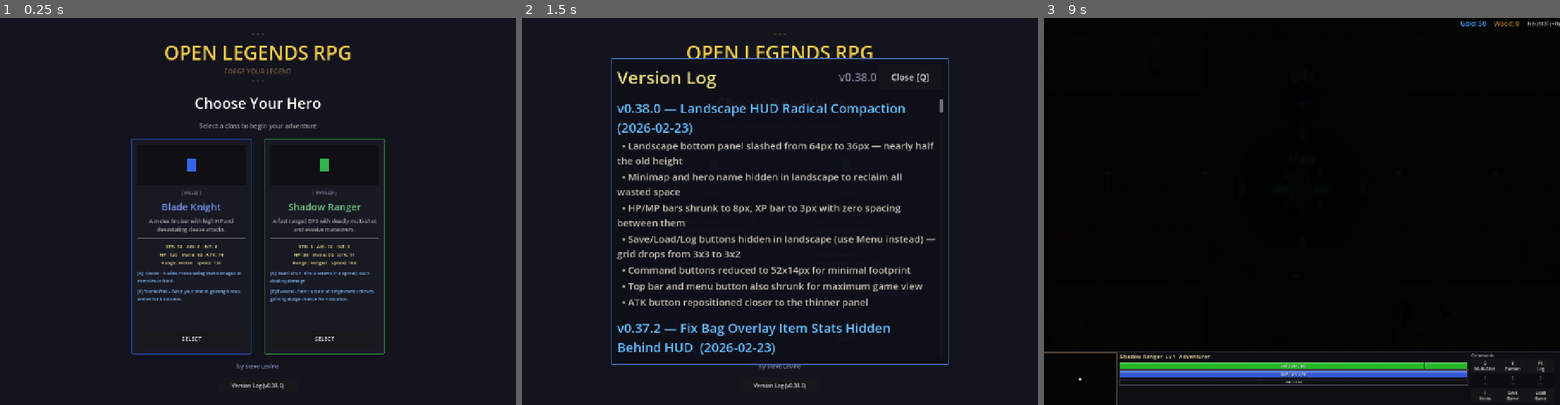
Above: before the commit, frames 1-3 (left to right).
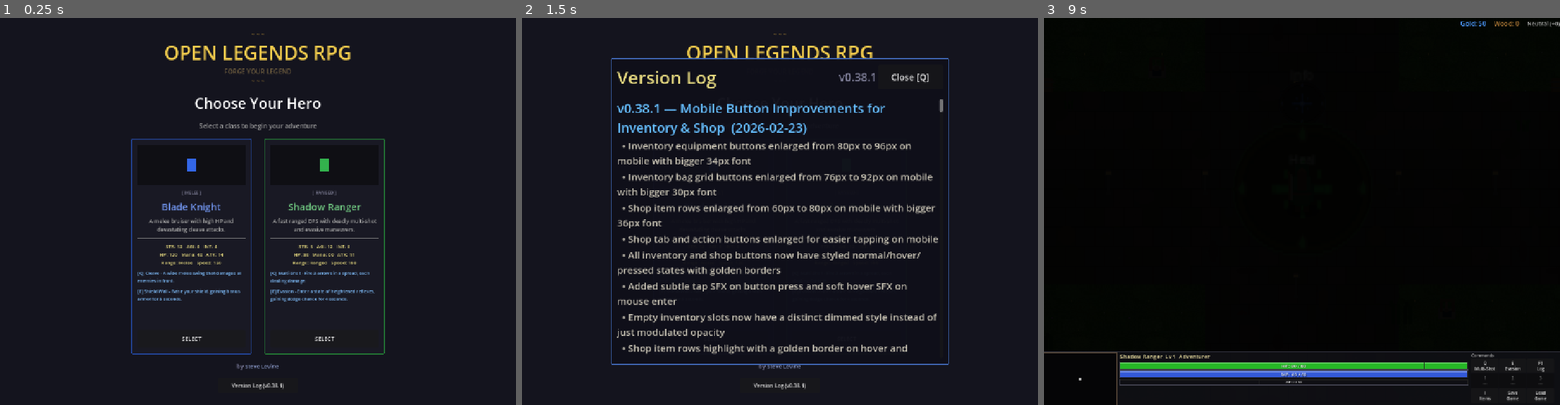
Above: after the commit, the same moments.

Repository: slxny/legends-open-rpg
Game: Godot game, scene res://scenes/main.tscn
Same seed, same stepped clock (60 frames per second), same inputs: the game is played once before the commit and once after it.
Inputs (mouse positions are in pixels of both pictures, inside the frame that each line leads up to):
- Up to frame 1 (0.25 s): no input
- Up to frame 2 (1.5 s): click "Version Log (v0.38.0)" (after the commit: "Version Log (v0.38.1)") at 0.5 s; click "SELECT" at 1.25 s
- Up to frame 3 (9 s): click "SELECT" at 2 s; tap Enter at 2.75, 4.25, 5.75 s; move the mouse to (1415, 192) at 2.77 s; hold D (move_right) 2.78-3.5 s; hold Q (ability_1) 2.78-3.5 s; click (1415, 192) at 2.92 s; tap Space (attack) at 3.5, 6.5 s; drag from (1198, 230) to (1276, 288) at 3.52 s; move the mouse to (1353, 126) at 4.27 s; hold D (move_right) 4.28-5 s; hold Space (attack) 4.28-5 s; click (1353, 126) at 4.42 s; drag from (1276, 288) to (1147, 153) at 5.02 s; move the mouse to (1456, 269) at 5.77 s; hold A (move_left) 5.78-6.5 s; tap 1 at 5.85 s; click (1456, 269) at 5.92 s; tap I (toggle_inventory) at 6.4 s; drag from (1147, 153) to (1224, 114) at 6.52 s; move the mouse to (1327, 211) at 7.27 s; hold S (move_down) 7.28-8 s; tap 3 at 7.35 s; click (1327, 211) at 7.42 s; drag from (1224, 114) to (1198, 230) at 8.02 s; move the mouse to (1415, 192) at 8.77 s; hold W (move_up) from 8.78 s (still down); hold Q (ability_1) from 8.78 s (still down); click (1415, 192) at 8.92 s

The runs differ from the first frame. In frame 1, less than 0.1% of the frame differs, in the area x 54-55%, y 94-96%; in frame 2, 9.3%, in the area x 18-82%, y 14-96%; in frame 3, nothing differs.

Commit message:
Enlarge mobile buttons in inventory & shop with visual and SFX feedback
Inventory equipment buttons: 80px → 96px, font 30 → 34; bag grid: 76px → 92px,
font 28 → 30. Shop item rows: 60px → 80px, font 34 → 36; tab/action buttons
also enlarged. All buttons now have styled normal/hover/pressed states with
golden borders and rounded corners. Added procedural ui_tap and ui_hover SFX
for button press and hover feedback. Empty slots use a distinct dimmed style.

https://claude.ai/code/session_017og7U6vscobkg1TanUuk76

Diff:
--- a/scenes/ui/changelog_dialog.gd
+++ b/scenes/ui/changelog_dialog.gd
@@ -9,9 +9,24 @@
 var _is_visible: bool = false
 var _is_mobile: bool = false
 
-const GAME_VERSION := "v0.38.0"
+const GAME_VERSION := "v0.38.1"
 
 const CHANGELOG: Array[Dictionary] = [
+	{
+		"version": "v0.38.1",
+		"title": "Mobile Button Improvements for Inventory & Shop",
+		"date": "2026-02-23",
+		"entries": [
+			"Inventory equipment buttons enlarged from 80px to 96px on mobile with bigger 34px font",
+			"Inventory bag grid buttons enlarged from 76px to 92px on mobile with bigger 30px font",
+			"Shop item rows enlarged from 60px to 80px on mobile with bigger 36px font",
+			"Shop tab and action buttons enlarged for easier tapping on mobile",
+			"All inventory and shop buttons now have styled normal/hover/pressed states with golden borders",
+			"Added subtle tap SFX on button press and soft hover SFX on mouse enter",
+			"Empty inventory slots now have a distinct dimmed style instead of just modulated opacity",
+			"Shop item rows highlight with a golden border on hover and brighten on press",
+		]
+	},
 	{
 		"version": "v0.38.0",
 		"title": "Landscape HUD Radical Compaction",
--- a/scenes/ui/inventory_screen.gd
+++ b/scenes/ui/inventory_screen.gd
@@ -16,6 +16,44 @@
 
 const TAB_ACTIVE_COLOR := Color(1.0, 0.85, 0.4)
 const TAB_INACTIVE_COLOR := Color(0.6, 0.6, 0.6)
+
+# Style helpers for item buttons
+func _make_item_style(is_empty: bool) -> StyleBoxFlat:
+	var s = StyleBoxFlat.new()
+	if is_empty:
+		s.bg_color = Color(0.12, 0.12, 0.15, 0.4)
+	else:
+		s.bg_color = Color(0.16, 0.16, 0.22, 0.7)
+	s.set_corner_radius_all(6)
+	s.set_content_margin_all(6 if _is_mobile else 3)
+	s.border_color = Color(0.3, 0.28, 0.22, 0.4)
+	s.set_border_width_all(1)
+	return s
+
+func _make_hover_style() -> StyleBoxFlat:
+	var s = StyleBoxFlat.new()
+	s.bg_color = Color(0.24, 0.22, 0.30, 0.85)
+	s.set_corner_radius_all(6)
+	s.set_content_margin_all(6 if _is_mobile else 3)
+	s.border_color = Color(0.9, 0.75, 0.3, 0.7)
+	s.set_border_width_all(2)
+	return s
+
+func _make_pressed_style() -> StyleBoxFlat:
+	var s = StyleBoxFlat.new()
+	s.bg_color = Color(0.30, 0.28, 0.18, 0.9)
+	s.set_corner_radius_all(6)
+	s.set_content_margin_all(6 if _is_mobile else 3)
+	s.border_color = Color(1.0, 0.85, 0.4, 0.9)
+	s.set_border_width_all(2)
+	return s
+
+func _style_item_btn(btn: Button, is_empty: bool) -> void:
+	btn.add_theme_stylebox_override("normal", _make_item_style(is_empty))
+	btn.add_theme_stylebox_override("hover", _make_hover_style())
+	btn.add_theme_stylebox_override("pressed", _make_pressed_style())
+	btn.add_theme_stylebox_override("focus", _make_hover_style())
+	btn.mouse_default_cursor_shape = Control.CURSOR_POINTING_HAND if not is_empty else Control.CURSOR_ARROW
 
 func _ready() -> void:
 	panel.visible = false
@@ -56,10 +94,10 @@
 		panel.offset_top = margin
 		panel.offset_bottom = -margin
 		$Panel/MarginContainer/VBox/TopBar/Title.add_theme_font_size_override("font_size", 48)
-		equip_tab_btn.add_theme_font_size_override("font_size", 36)
-		equip_tab_btn.custom_minimum_size.y = 70
-		bag_tab_btn.add_theme_font_size_override("font_size", 36)
-		bag_tab_btn.custom_minimum_size.y = 70
+		equip_tab_btn.add_theme_font_size_override("font_size", 38)
+		equip_tab_btn.custom_minimum_size.y = 80
+		bag_tab_btn.add_theme_font_size_override("font_size", 38)
+		bag_tab_btn.custom_minimum_size.y = 80
 		detail_label.add_theme_font_size_override("font_size", 34)
 		stats_label.add_theme_font_size_override("font_size", 32)
 		# Replace keyboard hint with close button
@@ -83,6 +121,7 @@
 		panel.offset_bottom = -120.0
 
 func _switch_tab(tab: int) -> void:
+	AudioManager.play_sfx("ui_tap", -4.0)
 	_current_tab = tab
 	_selected_item = {}
 	_refresh()
@@ -108,19 +147,21 @@
 
 	var inv = _player.inventory
 	var slot_names = ["weapon", "armor", "helm", "boots", "ring", "amulet"]
-	var btn_size = Vector2(0, 80) if _is_mobile else Vector2(0, 32)
-	var font_size = 30 if _is_mobile else 12
+	var btn_size = Vector2(0, 96) if _is_mobile else Vector2(0, 32)
+	var font_size = 34 if _is_mobile else 12
 
 	for slot_name in slot_names:
 		var item = inv.equipment.get(slot_name, {})
 		var row = HBoxContainer.new()
+		row.add_theme_constant_override("separation", 6 if _is_mobile else 3)
 
 		# Slot label
 		var slot_label = Label.new()
 		slot_label.text = slot_name.capitalize() + ":"
-		slot_label.custom_minimum_size = Vector2(80 if not _is_mobile else 160, 0)
+		slot_label.custom_minimum_size = Vector2(80 if not _is_mobile else 170, 0)
 		slot_label.add_theme_font_size_override("font_size", font_size)
 		slot_label.add_theme_color_override("font_color", Color(0.6, 0.6, 0.6))
+		slot_label.vertical_alignment = VERTICAL_ALIGNMENT_CENTER
 		row.add_child(slot_label)
 
 		# Item button
@@ -131,34 +172,41 @@
 
 		if item.is_empty():
 			btn.text = "-- empty --"
-			btn.modulate = Color(0.5, 0.5, 0.5)
+			_style_item_btn(btn, true)
 		else:
 			btn.text = item.get("name", "?")
 			var rarity = item.get("rarity", 0)
 			btn.add_theme_color_override("font_color", ItemData.RARITY_COLORS.get(rarity, Color.WHITE))
+			_style_item_btn(btn, false)
 			var bound_item = item
 			var bound_slot = slot_name
 			btn.pressed.connect(func():
+				AudioManager.play_sfx("ui_tap", -4.0)
 				_selected_item = bound_item
 				_refresh_detail()
 			)
 			btn.mouse_entered.connect(func():
+				AudioManager.play_sfx("ui_hover", -8.0)
 				_selected_item = bound_item
 				_refresh_detail()
 			)
 
 		row.add_child(btn)
 
-		# Unequip button (small)
+		# Unequip button
 		if not item.is_empty():
 			var unequip_btn = Button.new()
 			unequip_btn.text = "X"
-			unequip_btn.custom_minimum_size = Vector2(36, 0) if not _is_mobile else Vector2(70, 0)
+			unequip_btn.custom_minimum_size = Vector2(36, 0) if not _is_mobile else Vector2(80, 80)
 			unequip_btn.add_theme_font_size_override("font_size", font_size)
 			unequip_btn.add_theme_color_override("font_color", Color(1.0, 0.4, 0.4))
 			unequip_btn.tooltip_text = "Unequip"
 			var s_name = slot_name
-			unequip_btn.pressed.connect(func(): inv.unequip(s_name))
+			unequip_btn.pressed.connect(func():
+				AudioManager.play_sfx("ui_tap", -4.0)
+				inv.unequip(s_name)
+			)
+			_style_item_btn(unequip_btn, false)
 			row.add_child(unequip_btn)
 
 		content_vbox.add_child(row)
@@ -169,14 +217,14 @@
 
 	var inv = _player.inventory
 	var cols = 3 if not _is_mobile else 2
-	var btn_height = 32 if not _is_mobile else 76
-	var font_size = 11 if not _is_mobile else 28
+	var btn_height = 32 if not _is_mobile else 92
+	var font_size = 11 if not _is_mobile else 30
 
 	var grid = GridContainer.new()
 	grid.columns = cols
 	grid.size_flags_horizontal = Control.SIZE_EXPAND_FILL
-	grid.add_theme_constant_override("h_separation", 3)
-	grid.add_theme_constant_override("v_separation", 3)
+	grid.add_theme_constant_override("h_separation", 6 if _is_mobile else 3)
+	grid.add_theme_constant_override("v_separation", 6 if _is_mobile else 3)
 
 	for i in range(inv.bag.size()):
 		var item = inv.bag[i]
@@ -188,14 +236,22 @@
 		var rarity = item.get("rarity", 0)
 		btn.add_theme_color_override("font_color", ItemData.RARITY_COLORS.get(rarity, Color.WHITE))
 		btn.clip_text = true
+		_style_item_btn(btn, false)
 
 		var idx = i
 		var bound_item = item
 		if item.get("slot") == ItemData.Slot.CONSUMABLE:
-			btn.pressed.connect(func(): _player.inventory.move_bag_consumable_to_slot(idx); _refresh())
+			btn.pressed.connect(func():
+				AudioManager.play_sfx("ui_tap", -4.0)
+				_player.inventory.move_bag_consumable_to_slot(idx); _refresh()
+			)
 		else:
-			btn.pressed.connect(func(): _player.inventory.equip_from_bag(idx); _refresh())
+			btn.pressed.connect(func():
+				AudioManager.play_sfx("ui_tap", -4.0)
+				_player.inventory.equip_from_bag(idx); _refresh()
+			)
 		btn.mouse_entered.connect(func():
+			AudioManager.play_sfx("ui_hover", -8.0)
 			_selected_item = bound_item
 			_refresh_detail()
 		)
@@ -209,7 +265,7 @@
 		btn.custom_minimum_size = Vector2(0, btn_height)
 		btn.add_theme_font_size_override("font_size", font_size)
 		btn.text = "---"
-		btn.modulate = Color(0.35, 0.35, 0.35)
+		_style_item_btn(btn, true)
 		grid.add_child(btn)
 
 	content_vbox.add_child(grid)
--- a/scenes/ui/shop_dialog.gd
+++ b/scenes/ui/shop_dialog.gd
@@ -77,8 +77,8 @@
 	var fs_normal = 36 if _is_mobile else 14
 	var fs_small = 30 if _is_mobile else 12
 	var fs_btn = 34 if _is_mobile else 14
-	var btn_h = 64 if _is_mobile else 32
-	var tab_h = 72 if _is_mobile else 36
+	var btn_h = 76 if _is_mobile else 32
+	var tab_h = 80 if _is_mobile else 36
 	var margin_px = 16 if _is_mobile else 12
 
 	# Root margin
@@ -156,7 +156,7 @@
 
 	_item_list = VBoxContainer.new()
 	_item_list.size_flags_horizontal = Control.SIZE_EXPAND_FILL
-	_item_list.add_theme_constant_override("separation", 4 if _is_mobile else 2)
+	_item_list.add_theme_constant_override("separation", 6 if _is_mobile else 2)
 	_item_scroll.add_child(_item_list)
 
 	_no_items_label = Label.new()
@@ -239,6 +239,7 @@
 	action_row.add_child(_detail_close_btn)
 
 func _switch_tab(tab: int) -> void:
+	AudioManager.play_sfx("ui_tap", -4.0)
 	_current_tab = tab
 	_hide_detail()
 	_refresh()
@@ -264,8 +265,8 @@
 		_build_sell_list()
 
 func _build_buy_list() -> void:
-	var fs = 34 if _is_mobile else 14
-	var row_h = 60 if _is_mobile else 30
+	var fs = 36 if _is_mobile else 14
+	var row_h = 80 if _is_mobile else 30
 	var has_items = false
 
 	for item_id in _shop_items:
@@ -281,8 +282,8 @@
 		_no_items_label.text = "Nothing for sale"
 
 func _build_sell_list() -> void:
-	var fs = 34 if _is_mobile else 14
-	var row_h = 60 if _is_mobile else 30
+	var fs = 36 if _is_mobile else 14
+	var row_h = 80 if _is_mobile else 30
 	var has_items = false
 
 	if _player:
@@ -301,13 +302,30 @@
 
 func _create_item_row(item: Dictionary, item_id: String, bag_index: int, fs: int, row_h: int) -> Control:
 	var row_style = StyleBoxFlat.new()
-	row_style.bg_color = Color(0.15, 0.15, 0.2, 0.6)
-	row_style.set_corner_radius_all(4)
-	row_style.set_content_margin_all(6 if _is_mobile else 4)
+	row_style.bg_color = Color(0.16, 0.16, 0.22, 0.7)
+	row_style.set_corner_radius_all(6)
+	row_style.set_content_margin_all(10 if _is_mobile else 4)
+	row_style.border_color = Color(0.3, 0.28, 0.22, 0.4)
+	row_style.set_border_width_all(1)
+
+	var hover_style = StyleBoxFlat.new()
+	hover_style.bg_color = Color(0.24, 0.22, 0.30, 0.85)
+	hover_style.set_corner_radius_all(6)
+	hover_style.set_content_margin_all(10 if _is_mobile else 4)
+	hover_style.border_color = Color(0.9, 0.75, 0.3, 0.7)
+	hover_style.set_border_width_all(2)
+
+	var pressed_style = StyleBoxFlat.new()
+	pressed_style.bg_color = Color(0.30, 0.28, 0.18, 0.9)
+	pressed_style.set_corner_radius_all(6)
+	pressed_style.set_content_margin_all(10 if _is_mobile else 4)
+	pressed_style.border_color = Color(1.0, 0.85, 0.4, 0.9)
+	pressed_style.set_border_width_all(2)
 
 	var row_panel = PanelContainer.new()
 	row_panel.add_theme_stylebox_override("panel", row_style)
 	row_panel.size_flags_horizontal = Control.SIZE_EXPAND_FILL
+	row_panel.custom_minimum_size = Vector2(0, row_h)
 
 	var hbox = HBoxContainer.new()
 	hbox.add_theme_constant_override("separation", 8)
@@ -321,6 +339,7 @@
 	name_label.add_theme_color_override("font_color", ItemData.RARITY_COLORS.get(rarity, Color.WHITE))
 	name_label.add_theme_font_size_override("font_size", fs)
 	name_label.text_overrun_behavior = TextServer.OVERRUN_TRIM_ELLIPSIS
+	name_label.vertical_alignment = VERTICAL_ALIGNMENT_CENTER
 	hbox.add_child(name_label)
 
 	# Price
@@ -331,17 +350,46 @@
 		price_label.text = "%dg" % ItemData.get_sell_price(item.get("id", ""))
 	price_label.add_theme_color_override("font_color", Color(1, 0.85, 0.2))
 	price_label.add_theme_font_size_override("font_size", fs)
+	price_label.vertical_alignment = VERTICAL_ALIGNMENT_CENTER
 	hbox.add_child(price_label)
 
-	# Make entire row clickable
+	# Make entire row clickable with visual feedback
 	var btn_overlay = Button.new()
 	btn_overlay.flat = true
 	btn_overlay.set_anchors_and_offsets_preset(Control.PRESET_FULL_RECT)
 	btn_overlay.mouse_default_cursor_shape = Control.CURSOR_POINTING_HAND
+	# Apply transparent styles so hover/press show through the panel
+	var btn_normal = StyleBoxFlat.new()
+	btn_normal.bg_color = Color(0, 0, 0, 0)
+	btn_normal.set_corner_radius_all(6)
+	var btn_hover = StyleBoxFlat.new()
+	btn_hover.bg_color = Color(1.0, 0.85, 0.3, 0.08)
+	btn_hover.set_corner_radius_all(6)
+	btn_hover.border_color = Color(0.9, 0.75, 0.3, 0.5)
+	btn_hover.set_border_width_all(1)
+	var btn_pressed = StyleBoxFlat.new()
+	btn_pressed.bg_color = Color(1.0, 0.85, 0.3, 0.15)
+	btn_pressed.set_corner_radius_all(6)
+	btn_pressed.border_color = Color(1.0, 0.85, 0.4, 0.7)
+	btn_pressed.set_border_width_all(2)
+	btn_overlay.add_theme_stylebox_override("normal", btn_normal)
+	btn_overlay.add_theme_stylebox_override("hover", btn_hover)
+	btn_overlay.add_theme_stylebox_override("pressed", btn_pressed)
+	btn_overlay.add_theme_stylebox_override("focus", btn_hover)
 	var _id = item_id
 	var _idx = bag_index
 	var _item = item
-	btn_overlay.pressed.connect(func(): _show_detail(_item, _id, _idx))
+	btn_overlay.pressed.connect(func():
+		AudioManager.play_sfx("ui_tap", -4.0)
+		_show_detail(_item, _id, _idx)
+	)
+	btn_overlay.mouse_entered.connect(func():
+		AudioManager.play_sfx("ui_hover", -8.0)
+		row_panel.add_theme_stylebox_override("panel", hover_style)
+	)
+	btn_overlay.mouse_exited.connect(func():
+		row_panel.add_theme_stylebox_override("panel", row_style)
+	)
 	row_panel.add_child(btn_overlay)
 
 	return row_panel
--- a/scripts/autoloads/audio_manager.gd
+++ b/scripts/autoloads/audio_manager.gd
@@ -1160,6 +1160,23 @@
 	_soft_clip(samples, 1.2)
 	return _to_stream(samples)
 
+func _gen_ui_tap() -> AudioStreamWAV:
+	# Short crisp tap — subtle click for button presses
+	var samples = _make_samples(0.08)
+	_add_sine(samples, 1800.0, 0.18)
+	_add_sine(samples, 900.0, 0.08)
+	_add_pitched_noise(samples, 2400.0, 600.0, 0.04)
+	_apply_envelope(samples, 0.001, 0.01, 0.06)
+	_soft_clip(samples, 1.1)
+	return _to_stream(samples)
+
+func _gen_ui_hover() -> AudioStreamWAV:
+	# Soft tick for hover / focus — barely audible high blip
+	var samples = _make_samples(0.05)
+	_add_sine(samples, 2600.0, 0.08)
+	_apply_envelope(samples, 0.001, 0.008, 0.04)
+	return _to_stream(samples)
+
 func _gen_equip_weapon() -> AudioStreamWAV:
 	# Sword drawn from sheath — sharp metallic slide ending in a bright ring
 	var samples = _make_samples(0.35)
